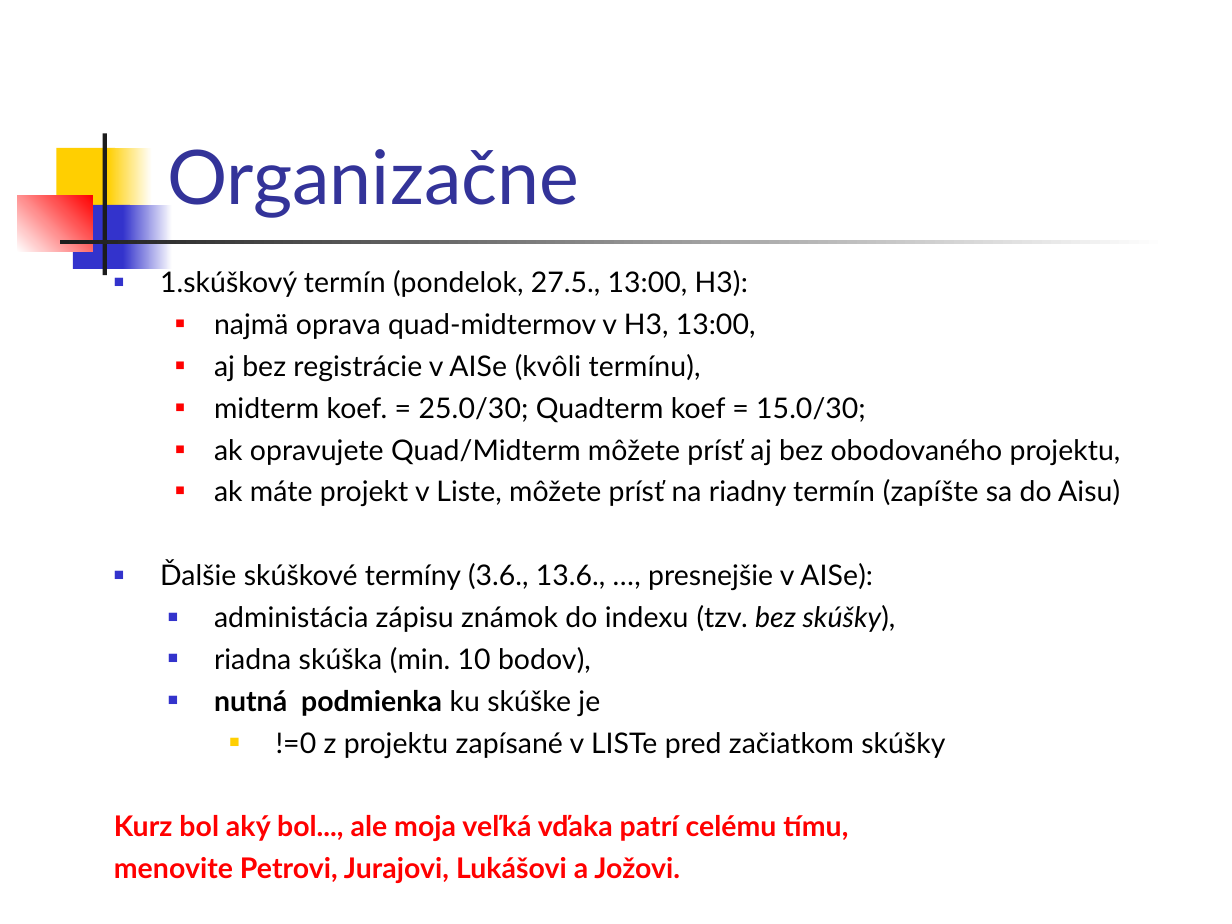
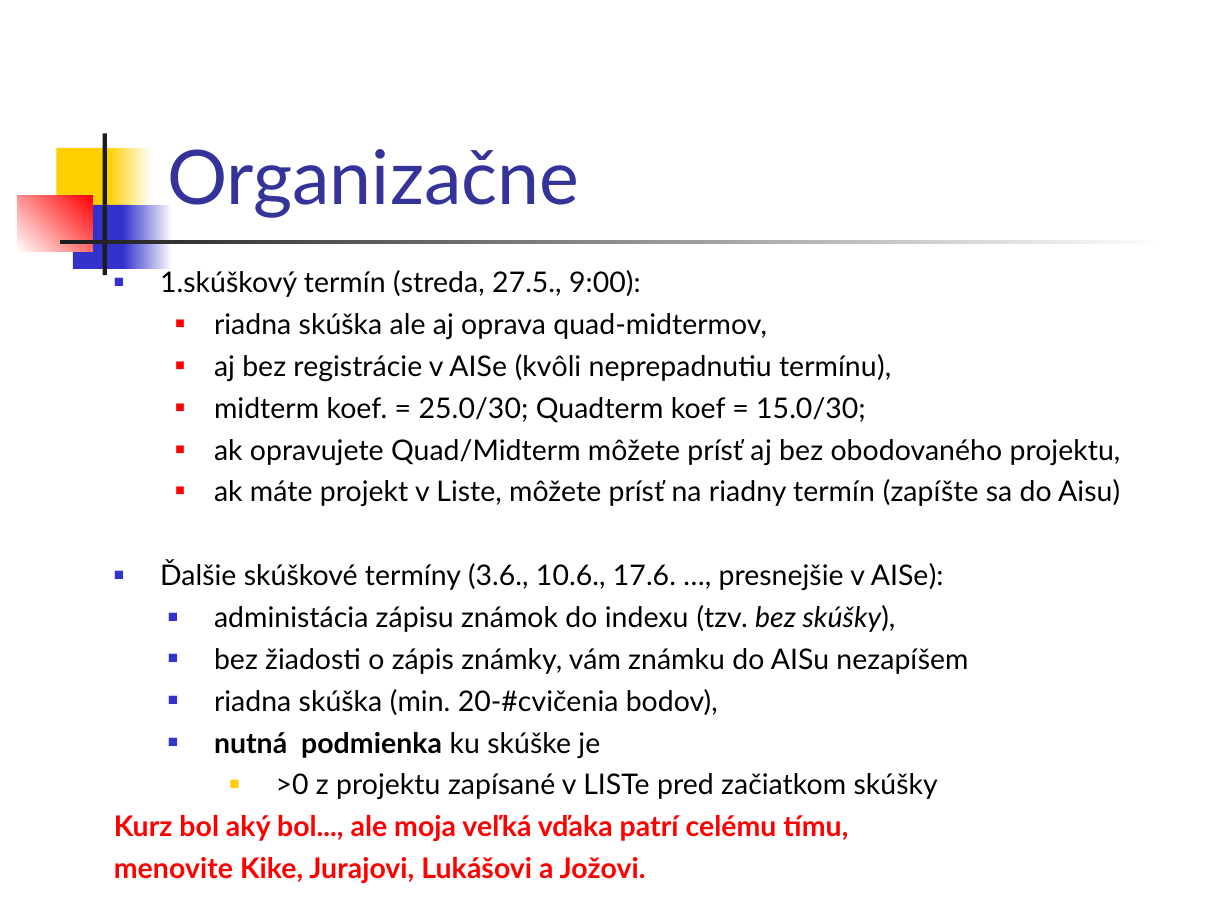
Before and after one commit to Programovanie4/Prednasky, a slide deck: slide 18 of 13/grandfinale.ppt (slide 4 before the commit). Drawn at 1232x924 pixels with LibreOffice and Linux fonts; fonts in the diff are those of the drawing. Boxes give left, top, right and bottom in pixels: in the first picture for what was removed or moved away, otherwise in the second. Text is boxed around its words. In the diff, an @@ line names an element or a change of style, - is before the commit and + after.

```diff
--- a/13/grandfinale.ppt
+++ b/13/grandfinale.ppt
@@ text at box(160, 268, 891, 381): text changed @@
-■ 1.skúškový termín (pondelok, 27.5., 13:00, H3):
-  ■ najmä oprava quad-midtermov v H3, 13:00,
-  ■ aj bez registrácie v AISe (kvôli termínu),
+■ 1.skúškový termín (streda, 27.5., 9:00):
+  ■ riadna skúška ale aj oprava quad-midtermov,
+  ■ aj bez registrácie v AISe (kvôli neprepadnutiu termínu),
@@ text at box(160, 561, 944, 590): text changed @@
-■ Ďalšie skúškové termíny (3.6., 13.6., …, presnejšie v AISe):
+■ Ďalšie skúškové termíny (3.6., 10.6., 17.6. …, presnejšie v AISe):
@@ text at box(214, 648, 968, 715): text changed @@
-    ■ riadna skúška (min. 10 bodov),
+    ■ bez žiadosti o zápis známky, vám známku do AISu nezapíšem
+    ■ riadna skúška (min. 20-#cvičenia bodov),
@@ text at box(276, 773, 938, 799): text changed @@
-      ■ !=0 z projektu zapísané v LISTe pred začiatkom skúšky
+      ■ >0 z projektu zapísané v LISTe pred začiatkom skúšky
@@ text at box(114, 857, 646, 883): text changed @@
-menovite Petrovi, Jurajovi, Lukášovi a Jožovi.
+menovite Kike, Jurajovi, Lukášovi a Jožovi.
```
Also in this commit, not shown: 6 other slides changed, 13 slides added, 4 slides removed, 3 other files.
